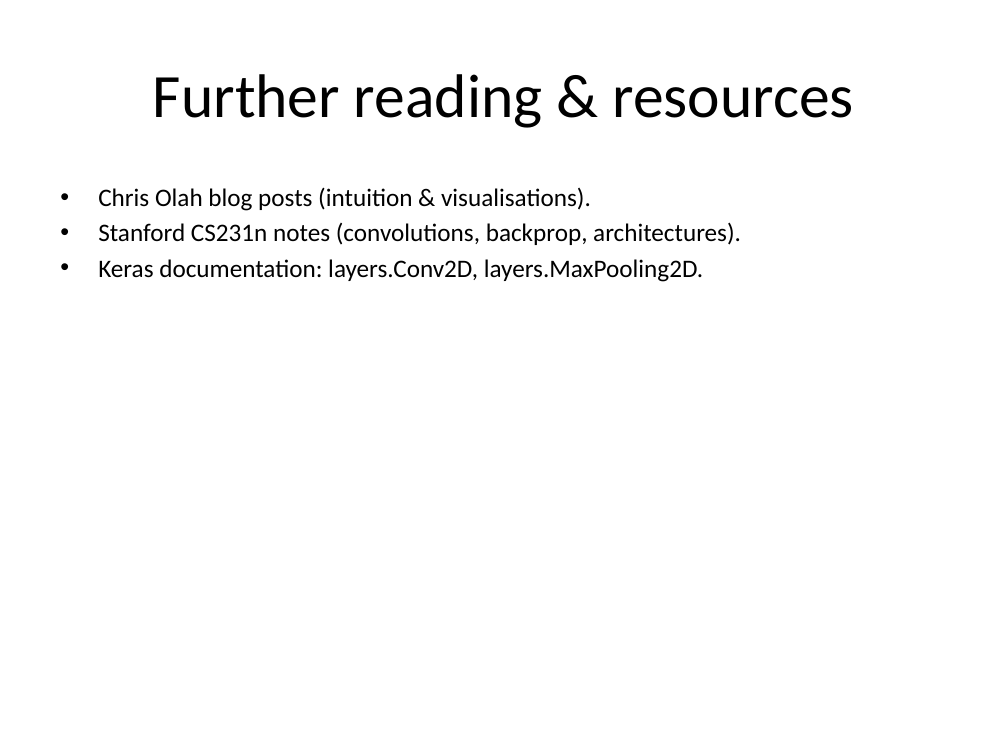
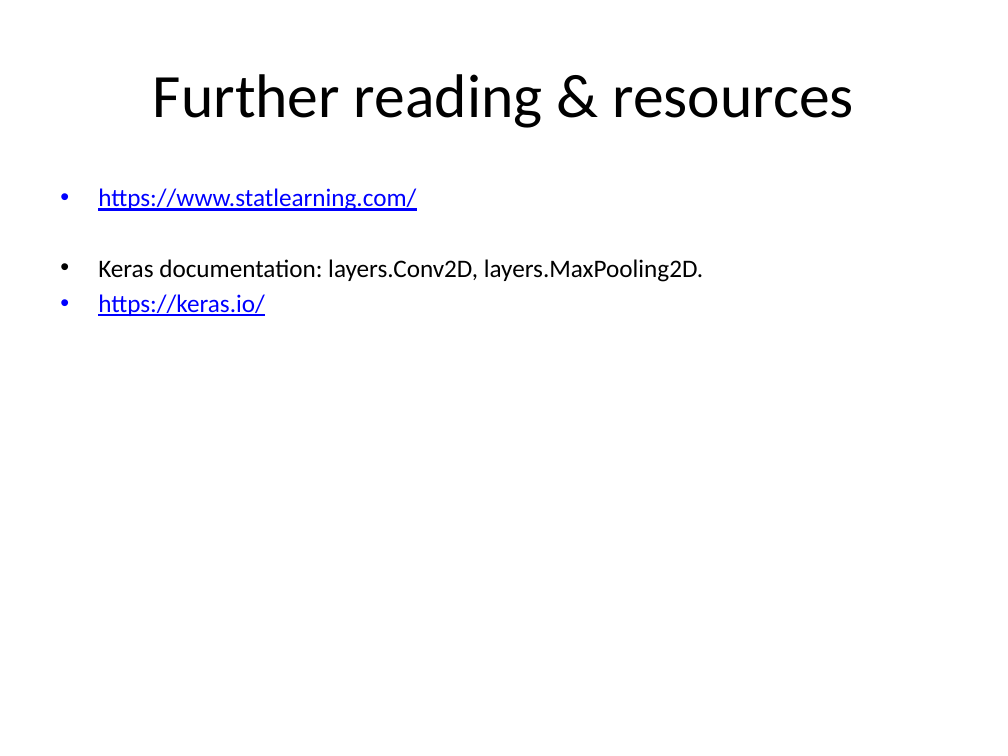
Before and after one commit to neelsoumya/teaching_neural_networks, a slide deck: slide 23 of Convolutional_Neural_Networks_CNNs.pptx (slide 15 before the commit). Drawn at 1008x756 pixels with LibreOffice and Linux fonts; fonts in the diff are those of the drawing. Boxes give left, top, right and bottom in pixels: in the first picture for what was removed or moved away, otherwise in the second. Text is boxed around its words. In the diff, an @@ line names an element or a change of style, - is before the commit and + after.

```diff
--- a/Convolutional_Neural_Networks_CNNs.pptx
+++ b/Convolutional_Neural_Networks_CNNs.pptx
@@ text at (x1=98, y1=188, x2=416, y2=211): text changed; text colour #000000 to #0000FF @@
-• Chris Olah blog posts (intuition & visualisations).
-• Stanford CS231n notes (convolutions, backprop, architectures).
+• https://www.statlearning.com/
@@ text at (x1=98, y1=294, x2=265, y2=316): paragraph added @@
+• https://keras.io/
```
Also in this commit, not shown: 10 other slides changed, 9 slides added, 2 slides removed, 3 other files.
